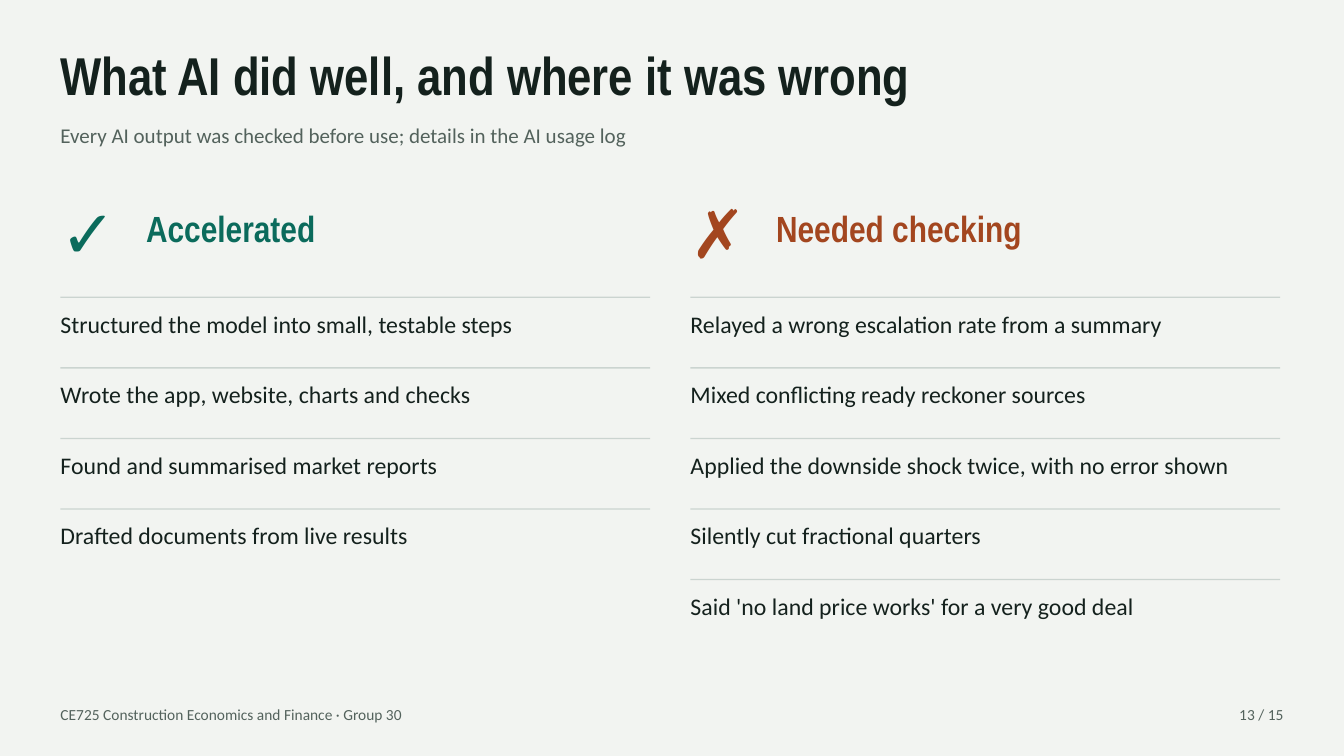
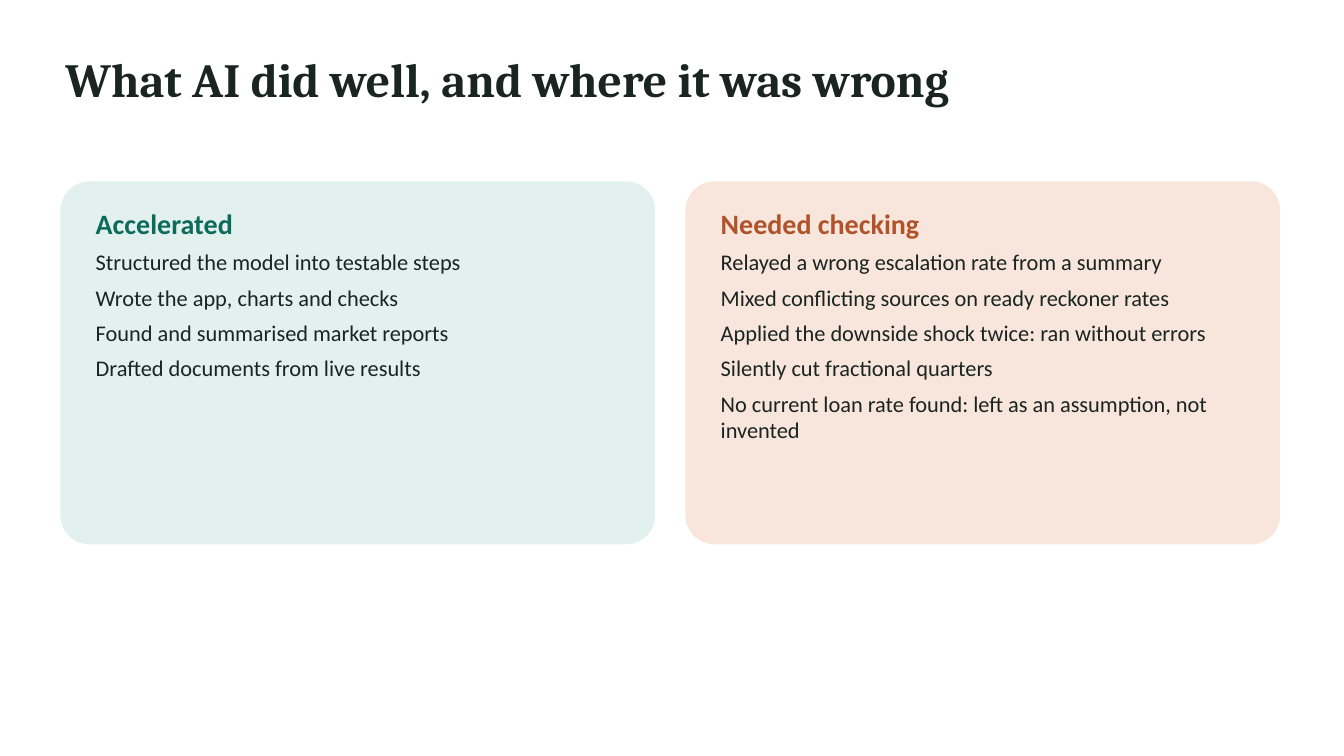
Before and after one commit to Shivanshyyy/CE725_Group30, a slide deck: slide 11 of docs/Presentation.pptx (slide 13 before the commit). Drawn at 1344x756 pixels with LibreOffice and Linux fonts; fonts in the diff are those of the drawing. Boxes give left, top, right and bottom in pixels: in the first picture for what was removed or moved away, otherwise in the second. Text is boxed around its words. In the diff, an @@ line names an element or a change of style, - is before the commit and + after.

```diff
--- a/docs/Presentation.pptx
+++ b/docs/Presentation.pptx
@@ background #F2F4F1 to #FFFFFF @@
@@ text "What AI did well, and ..." at bbox=[65, 64, 949, 108]: size 38 to 34 pt, font Arial Narrow to Cambria, text colour #14211D to #1A2421 @@
@@ text removed at bbox=[60, 128, 626, 147] @@
-Every AI output was checked before use; details in the AI usage log
@@ text removed at bbox=[60, 192, 141, 282] @@
-✓
@@ rounded rectangle added at bbox=[60, 181, 655, 544], fill #E3F1EE @@
@@ rounded rectangle added at bbox=[686, 181, 1280, 544], fill #F8E6DC @@
@@ text removed at bbox=[691, 192, 771, 282] @@
-✗
@@ text at bbox=[96, 214, 460, 376]: text changed; size 17 to 16 pt; text colour #14211D to #1A2421 @@
-Structured the model into small, testable steps
+Accelerated
+Structured the model into testable steps
+Wrote the app, charts and checks
+Found and summarised market reports
+Drafted documents from live results
@@ text removed at bbox=[146, 215, 315, 243] @@
-Accelerated
@@ text added at bbox=[721, 214, 1207, 438], 16 pt, text #1A2421 @@
+Needed checking
+Relayed a wrong escalation rate from a summary
+Mixed conflicting sources on ready reckoner rates
+Applied the downside shock twice: ran without errors
+Silently cut fractional quarters
+No current loan rate found: left as an assumption, not invented
@@ text removed at bbox=[776, 215, 1021, 249] @@
-Needed checking
@@ rectangle removed at bbox=[60, 296, 650, 297] @@
@@ rectangle removed at bbox=[691, 296, 1280, 297] @@
@@ text removed at bbox=[690, 316, 1161, 337] @@
-Relayed a wrong escalation rate from a summary
@@ rectangle removed at bbox=[60, 367, 650, 368] @@
@@ text removed at bbox=[60, 386, 470, 407] @@
-Wrote the app, website, charts and checks
@@ text removed at bbox=[690, 386, 1086, 407] @@
-Mixed conflicting ready reckoner sources
@@ rectangle removed at bbox=[691, 367, 1280, 368] @@
@@ rectangle removed at bbox=[60, 438, 650, 439] @@
@@ rectangle removed at bbox=[691, 438, 1280, 439] @@
@@ text removed at bbox=[60, 457, 438, 478] @@
-Found and summarised market reports
@@ text removed at bbox=[690, 457, 1228, 478] @@
-Applied the downside shock twice, with no error shown
@@ rectangle removed at bbox=[60, 508, 650, 509] @@
@@ rectangle removed at bbox=[691, 508, 1280, 509] @@
@@ text removed at bbox=[60, 527, 407, 544] @@
-Drafted documents from live results
@@ text removed at bbox=[690, 527, 981, 548] @@
-Silently cut fractional quarters
@@ text removed at bbox=[690, 598, 1133, 619] @@
-Said 'no land price works' for a very good deal
@@ rectangle removed at bbox=[691, 579, 1280, 580] @@
@@ text removed at bbox=[60, 709, 402, 723] @@
-CE725 Construction Economics and Finance · Group 30
@@ text removed at bbox=[1239, 710, 1284, 720] @@
-13 / 15
```
Also in this commit, not shown: 9 other slides changed, 3 slides added, 5 slides removed, 26 other files.
